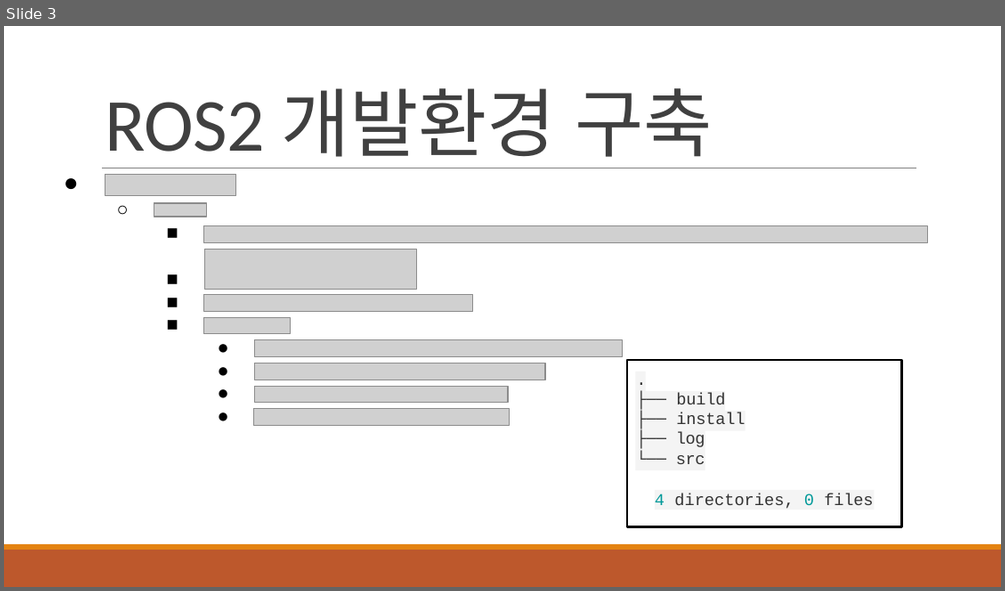
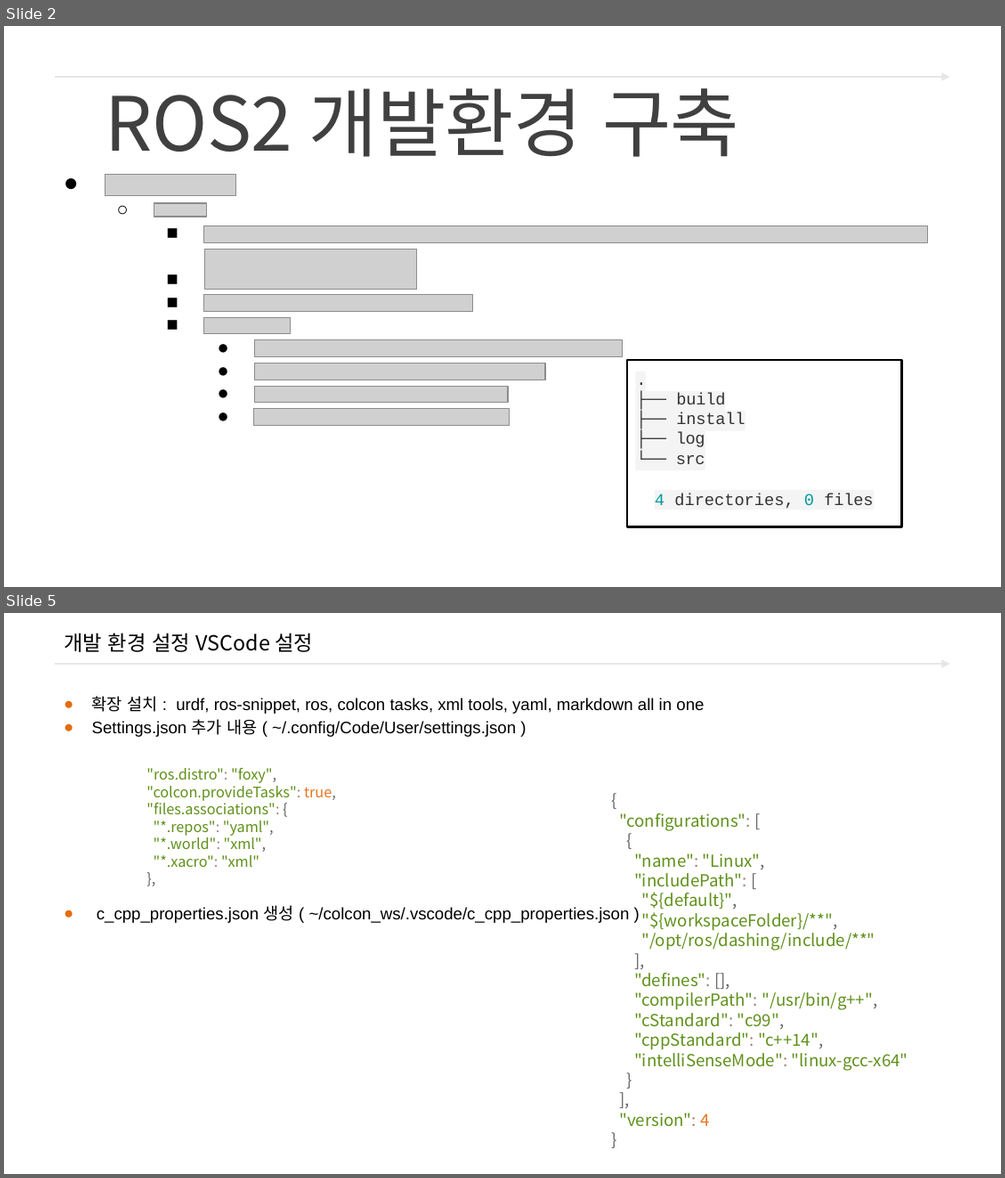
Before and after one commit to freshmea/ict_robot_sj, a slide deck: pdf_ppt/3. ROS2/교안_ROS2 터틀봇_바인드소프트_2일차교욱.pptx. Shown one above the other, each under a label of ours: slide 3 before the commit, slides 2 and 5 after it; the slides between them are not shown. The pictures are 1005x591 and 1005x1178 pixels, drawn with LibreOffice and Linux fonts; fonts in the diff are those of the drawing; grey boxes stand for pictures; background and template pictures are left out. Boxes give left, top, right and bottom in pixels: in the first picture for what was removed or moved away, otherwise in the second. Text is boxed around its words. In the diff, an @@ line names an element or a change of style, - is before the commit and + after.

```diff
--- a/pdf_ppt/3. ROS2/교안_ROS2 터틀봇_바인드소프트_2일차교욱.pptx
+++ b/pdf_ppt/3. ROS2/교안_ROS2 터틀봇_바인드소프트_2일차교욱.pptx
@@ slide 5 added at box(4, 613, 1001, 1174), background #FFFFFF; not listed: 1 template element that a slide beside it also shows @@
@@ title added at box(64, 633, 313, 652), 15 pt, text #000000 @@
+개발 환경 설정 VSCode 설정
@@ text added at box(92, 696, 704, 923), 12 pt, text #000000 @@
+● 확장 설치 : urdf, ros-snippet, ros, colcon tasks, xml tools, yaml, markdown all in one
+● Settings.json 추가 내용 ( ~/.config/Code/User/settings.json )
+● c_cpp_properties.json 생성 ( ~/colcon_ws/.vscode/c_cpp_properties.json )
@@ text added at box(146, 768, 336, 867), 10.5 pt, text #60911B @@
+"ros.distro": "foxy",
+"colcon.provideTasks": true,
+"files.associations": {
+"*.repos": "yaml",
+"*.world": "xml",
+"*.xacro": "xml"
+},
@@ text added at box(619, 813, 908, 1127), 12 pt, text #60911B @@
+{
+"configurations": [
+{
+"name": "Linux",
+"includePath": [
+"${default}",
+"${workspaceFolder}/**",
+"/opt/ros/dashing/include/**"
+],
+"defines": [],
+"compilerPath": "/usr/bin/g++",
+"cStandard": "c99",
+"cppStandard": "c++14",
+"intelliSenseMode": "linux-gcc-x64"
+}
+],
+"version": 4
+}
@@ what was slide 3 is now slide 2 @@
@@ slide 2 changed as well @@
@@ arrow added from (55, 77) to (950, 77), #E6E6E6 1.5 pt @@
@@ text "ROS2 개발환경 구축" at box(105, 88, 739, 157): font Calibri to Noto Sans CJK KR @@
@@ line removed from (102, 168) to (916, 168) @@
@@ rectangle removed at box(4, 549, 1001, 587) @@
@@ rectangle removed at box(4, 544, 1001, 549) @@
```
Also in this commit, not shown: 6 other slides changed, 5 other slides added, 4 slides removed, 7 other files.
